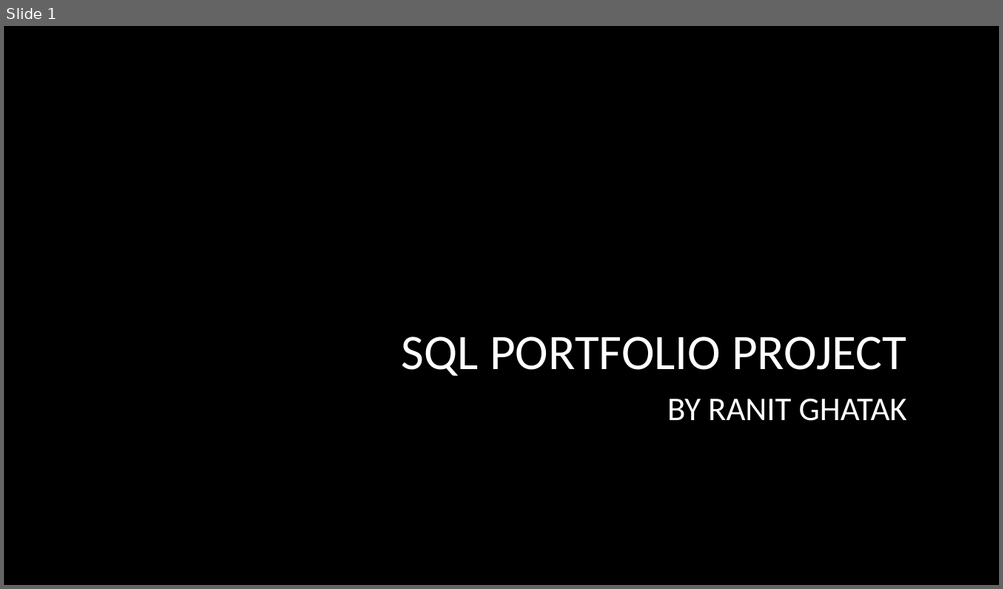
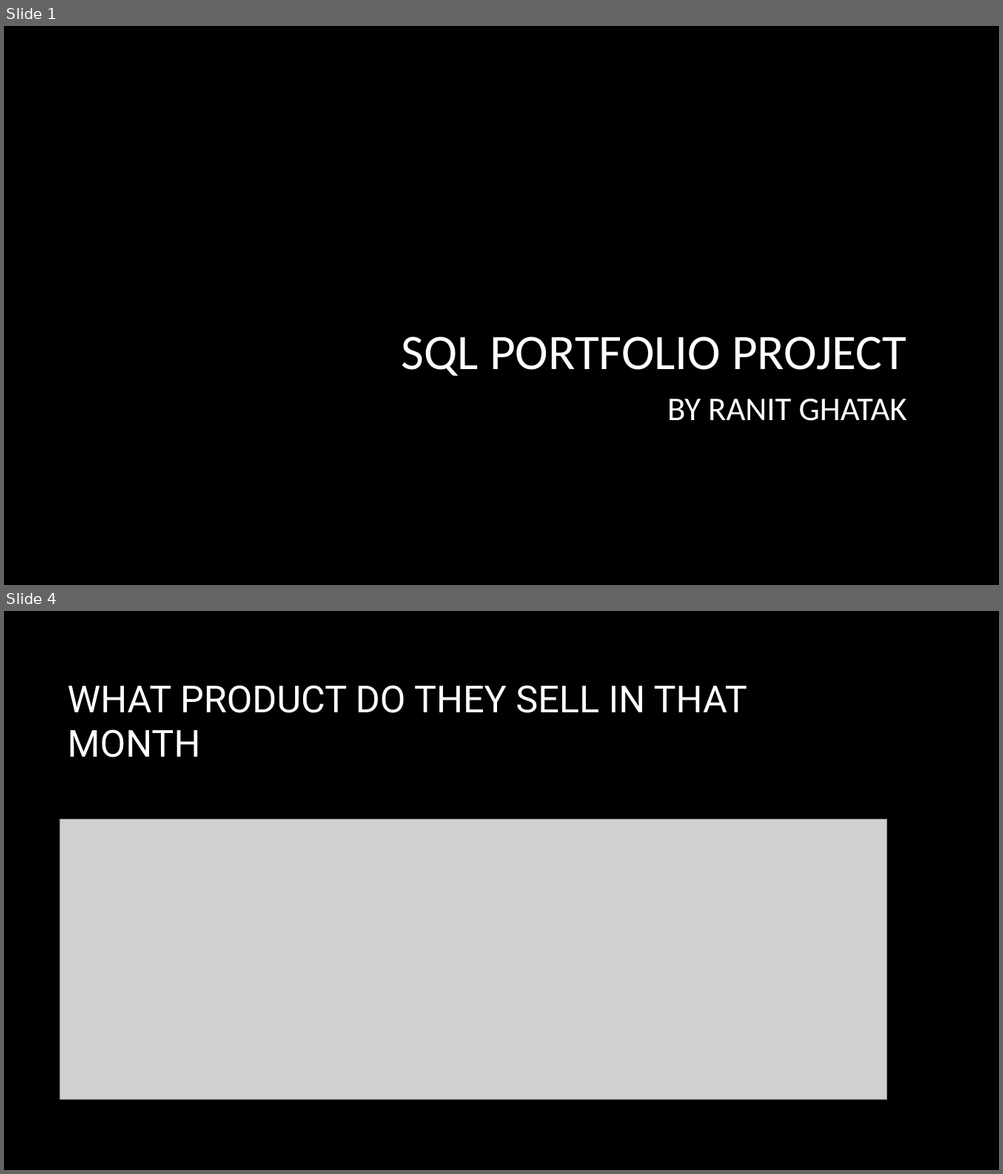
Before and after one commit to Ron-17/Portfolio-Project_SQL, a slide deck: SQL PORTFOLIO PROJECT New.pptm. Shown one above the other, each under a label of ours: slide 1 before the commit, slides 1 and 4 after it; the slides between them are not shown. The pictures are 1003x589 and 1003x1174 pixels, drawn with LibreOffice and Linux fonts; fonts in the diff are those of the drawing; grey boxes stand for pictures; background and template pictures are left out. Boxes give left, top, right and bottom in pixels: in the first picture for what was removed or moved away, otherwise in the second. Text is boxed around its words. In the diff, an @@ line names an element or a change of style, - is before the commit and + after.

```diff
--- a/SQL PORTFOLIO PROJECT New.pptm
+++ b/SQL PORTFOLIO PROJECT New.pptm
@@ slide 4 added at <box>4,611,999,1170</box>, background picture (left out) @@
@@ title added at <box>68,685,747,758</box>, 36 pt, text #FFFFFF @@
+WHAT PRODUCT DO THEY SELL IN THAT MONTH
@@ picture added at <box>60,819,887,1099</box> @@
```
Also in this commit, not shown: 5 other slides added, 6 slides removed.
